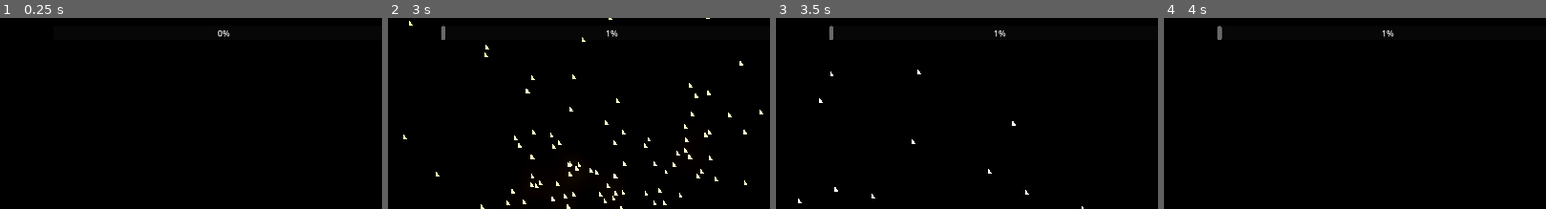
Above: before the commit, frames 1-4 (left to right).
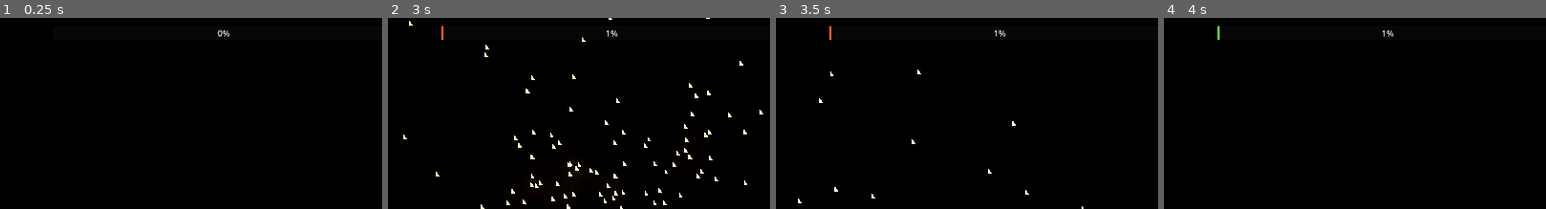
Above: after the commit, the same moments.

Repository: excessive/ludum-dare-59
Game: Godot game, scene res://main.tscn
Two runs of this game, one before a commit and one after it. Both use one fixed random seed, a clock stepped at 60 frames per second and the inputs below.
Inputs (mouse positions are % of the whole screen's width and height, from its top left):
- Up to frame 1 (0.25 s): no input
- Up to frame 2 (3 s): tap Enter (ui_accept) at 0.5, 0.77, 1.52 s; hold D (move_right) 0.53-1.28 s; tap K (look_down) at 0.6 s; click (50, 50) at 0.67 s; move the mouse to (45, 50) at 1.27 s; hold W (move_forward) from 1.28 s (still down); tap J (look_left) at 1.35 s; click (45, 50) at 1.42 s; move the mouse to (52, 48) at 2.02 s; tap L (look_right) at 2.1 s; click (52, 48) at 2.17 s; move the mouse to (49, 52) at 2.77 s; tap I (look_up) at 2.85 s; click (49, 52) at 2.92 s
- Up to frame 3 (3.5 s): keep holding W (move_forward); tap Enter (ui_accept) at 3.02 s
- Up to frame 4 (4 s): keep holding W (move_forward); move the mouse to (57, 51) at 3.52 s; hold Mouse wheel down (scan_channel_next) from 3.53 s (still down); click (57, 51) at 3.67 s; tap Enter (ui_accept) at 3.77 s
The pictures show only the part of the screen within x 21-71%, y 1-51%; the shares and areas given below are measured in that part.

The runs differ from the first frame. In frame 2, less than 0.1% of the frame differs, in the area x 13-15%, y 4-12%; in frame 3, less than 0.1%; in frame 4, less than 0.1%.

Commit message:
improve cooldown bar, add switch effect

Diff:
--- /dev/null
+++ b/camera.gdshader
@@ -0,0 +1,11 @@
+shader_type canvas_item;
+
+uniform sampler2D screen_texture : source_color, hint_screen_texture, repeat_disable;
+uniform float glitch = 0.0;
+uniform vec3 glitch_color : source_color;
+
+void fragment() {
+	float g2 = distance(glitch, 0.5) * 2.0 - 1.0;
+	COLOR *= texture(screen_texture, SCREEN_UV + vec2(g2 * g2 * g2, mod(g2, 0.5) * 0.5) * 0.125);
+	COLOR.rgb = mix(COLOR.rgb, COLOR.rgb * glitch_color, glitch);
+}
--- a/main.tscn
+++ b/main.tscn
@@ -8,6 +8,7 @@
 [ext_resource type="Resource" uid="uid://cyti56t87kill" path="res://tools/lidar_red.tres" id="5_4c57u"]
 [ext_resource type="Resource" uid="uid://dvfglbdfr7fn2" path="res://tools/lidar_green.tres" id="6_efxa6"]
 [ext_resource type="Resource" uid="uid://eltofybuxpyy" path="res://tools/lidar_blue.tres" id="7_dg77c"]
+[ext_resource type="Shader" uid="uid://bv303twpcdqu2" path="res://camera.gdshader" id="9_kek77"]
 
 [sub_resource type="CapsuleShape3D" id="CapsuleShape3D_7dm0k"]
 radius = 0.33
@@ -36,6 +37,37 @@
 
 func _on_lidar_charge_updated(level: float) -> void:
 	set_value_no_signal(clampf((1 - level) * 100, 0, 100))
+	self_modulate = Color.WHITE.blend(Color(Color.RED, clampf(inverse_lerp(75, 95, value), 0, 1)))
+
+func _on_lidar_channel_updated(channel: LidarChannel) -> void:
+	var box := StyleBoxFlat.new()
+	box.bg_color = channel.color
+	box.set_corner_radius_all(16)
+	add_theme_stylebox_override(\"fill\", box)
+"
+
+[sub_resource type="ShaderMaterial" id="ShaderMaterial_4c57u"]
+shader = ExtResource("9_kek77")
+shader_parameter/glitch = 0.0
+shader_parameter/glitch_color = Color(0, 0, 0, 1)
+
+[sub_resource type="GDScript" id="GDScript_kek77"]
+script/source = "extends ColorRect
+
+@export var glitch_speed := 5.0
+
+var glitch := 0.0
+var target_color := Color.WHITE
+
+func _on_lidar_channel_updated(channel: LidarChannel) -> void:
+	glitch = 1
+	target_color = channel.color
+
+func _process(delta: float) -> void:
+	glitch = maxf(0, glitch - delta * glitch_speed)
+	var mat := material as ShaderMaterial
+	mat.set_shader_parameter(&\"glitch\", glitch)
+	mat.set_shader_parameter(&\"glitch_color\", target_color * 0.25)
 "
 
 [node name="Node3D" type="Node3D" unique_id=443159061]
@@ -114,6 +146,7 @@
 offset_bottom = 51.0
 grow_horizontal = 2
 mouse_filter = 2
+theme_override_constants/outline_size = 6
 script = SubResource("GDScript_5vw27")
 
 [node name="CSGBox3D2" type="CSGBox3D" parent="." unique_id=244878153]
@@ -124,5 +157,18 @@
 collision_mask = 0
 size = Vector3(4.3203125, 4.8129883, 2.834961)
 
+[node name="ColorRect" type="ColorRect" parent="." unique_id=901928369]
+material = SubResource("ShaderMaterial_4c57u")
+anchors_preset = 15
+anchor_right = 1.0
+anchor_bottom = 1.0
+grow_horizontal = 2
+grow_vertical = 2
+mouse_filter = 2
+script = SubResource("GDScript_kek77")
+metadata/_edit_lock_ = true
+
 [connection signal="channel_updated" from="CharacterBody3D/Camera3D/Lidar" to="CharacterBody3D" method="_on_lidar_channel_updated"]
+[connection signal="channel_updated" from="CharacterBody3D/Camera3D/Lidar" to="AspectRatioContainer/Control/charge" method="_on_lidar_channel_updated"]
+[connection signal="channel_updated" from="CharacterBody3D/Camera3D/Lidar" to="ColorRect" method="_on_lidar_channel_updated"]
 [connection signal="charge_updated" from="CharacterBody3D/Camera3D/Lidar" to="AspectRatioContainer/Control/charge" method="_on_lidar_charge_updated"]
Not shown, added: camera.gdshader.uid
